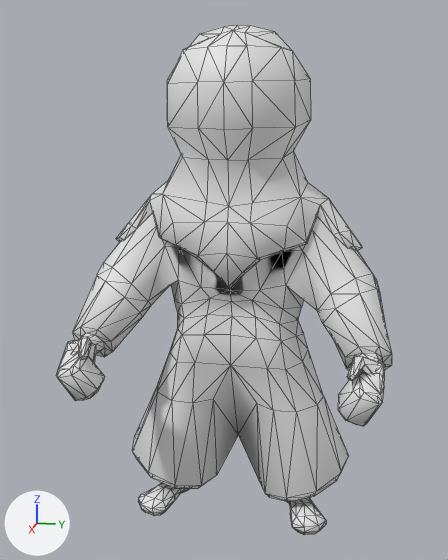
The glTF model imports/character_import/MonahHuman.glb: old version first, new version second.
Before and after are seen from a camera (50 mm lens) standing at (1.126, 0.206, 0.766) and looking at (0.028, -0.014, 0.491). Every picture has the same lights, and +X, +Y and +Z are marked at lower left. Mesh edges are drawn as thin lines. Vertices at the same position are counted once.
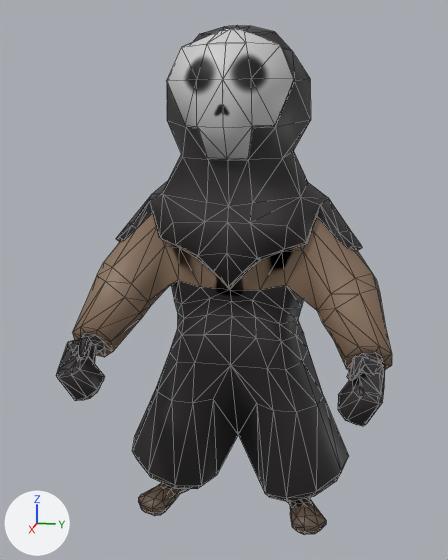
What differs and where, as boxes [x1, y1, x2, y2] in the pictures (448 x 560 px):
```json
{"part": 1, "of": "me_cube_022", "change": "built on", "before": [167, 30, 311, 160], "after": [166, 28, 311, 160]}
{"part": 2, "of": "me_cube_022", "change": "recoloured", "before": [56, 25, 392, 534], "after": [56, 25, 392, 534]}
```

Edits to the scene script, one JSON object a line:
```json
{"op": "add", "block": "img_defaultmaterial_base_color", "code": ["img_defaultmaterial_base_color = load_image('DefaultMaterial_Base_color', '_unpacked/DefaultMaterial_Base_color', 1024, 1024, 'sRGB')"]}
{"op": "add", "block": "mat_material", "code": ["mat_material = principled_material('Material')", "mat_material.texture = img_defaultmaterial_base_color"]}
{"block": "me_cube_022", "where": "# used by ob_cube_020; location = (0.0, 0.0, 0.0)"}
{"op": "remove", "block": "me_cube_022", "code": "me_cube_022.from_pydata(...)  # 712 vertices, 1418 faces; spans x -0.156..0.218, y -0.292..0.292, z -0.002..0.939"}
{"op": "add", "block": "me_cube_022", "code": "me_cube_022.from_pydata(...)  # 728 vertices, 1450 faces; spans x -0.156..0.218, y -0.292..0.292, z -0.002..0.939"}
{"block": "me_cube_022", "change": "me_cube_022 part 1"}
{"block": "me_cube_022", "change": "9 vertices are removed from x 0.042..0.1, y -0.112..0.112, z 0.762..0.894"}
{"block": "me_cube_022", "change": "36 faces are deleted"}
{"block": "me_cube_022", "change": "12 vertices are added at x 0.042..0.109, y -0.078..0.078, z 0.714..0.897"}
{"block": "me_cube_022", "change": "8 new vertices lie (0.009, 0.0, 0.004) away from vertices in x 0.02..0.061, y -0.084..0.084, z 0.712..0.92"}
{"block": "me_cube_022", "change": "5 new vertices lie (0.009, 0.0, 0.003) away from vertices in x 0.019..0.087, y -0.109..0.109, z 0.764..0.926"}
{"block": "me_cube_022", "change": "68 new faces join them"}
{"block": "me_cube_022", "change": "me_cube_022 part 2: 1382 faces spanning x -0.156..0.218, y -0.292..0.292, z -0.002..0.939 switch from no material to mat_material (picture img_defaultmaterial_base_color)"}
```
